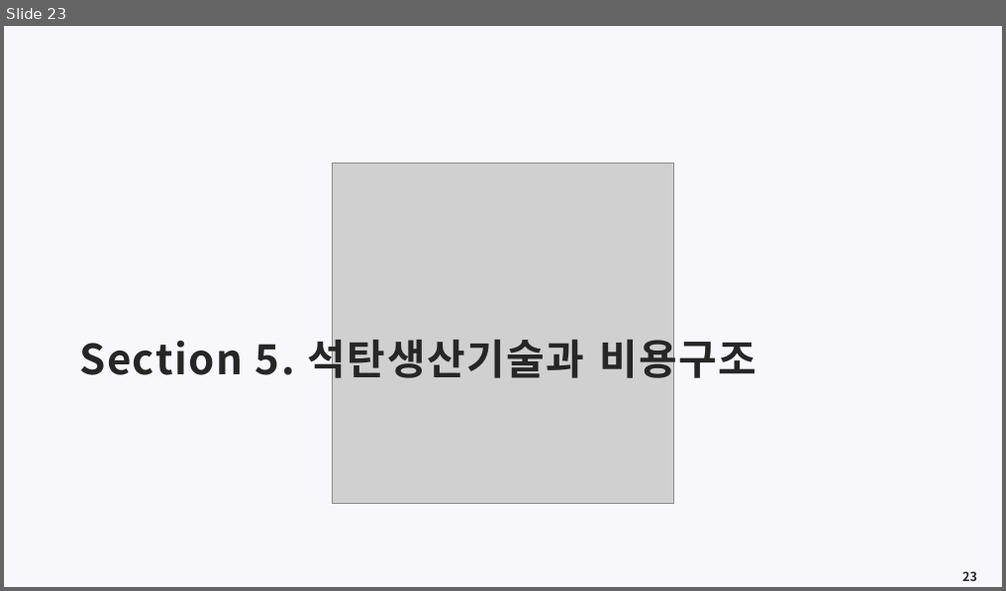
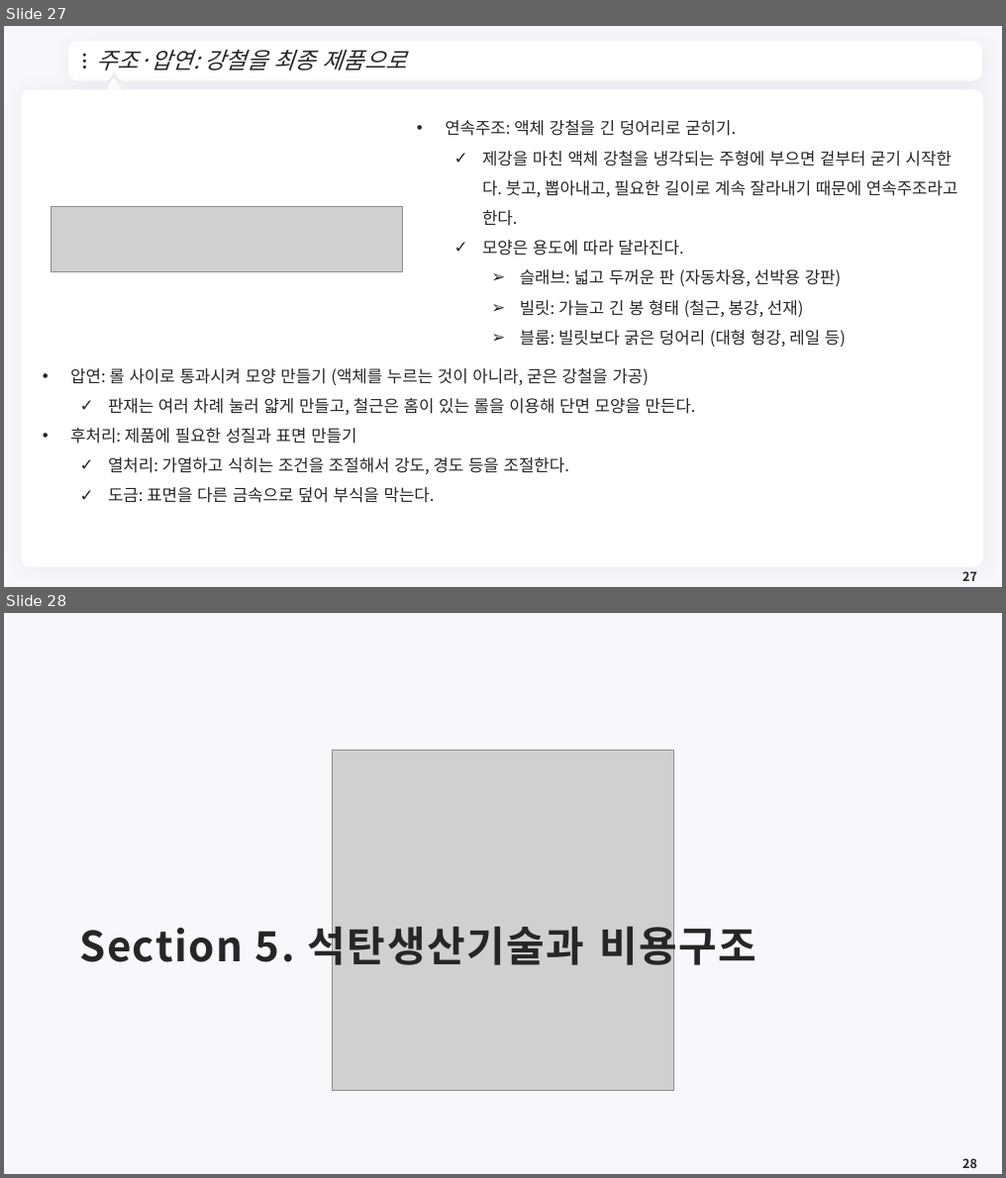
Before and after one commit to meandthey/Teaching, a slide deck: 에너지경제학/자원에너지경제학_Chapter_5 (석탄).pptx. Shown one above the other, each under a label of ours: slide 23 before the commit, slides 27 and 28 after it. The pictures are 1006x591 and 1006x1178 pixels, drawn with LibreOffice and Linux fonts; fonts in the diff are those of the drawing; grey boxes stand for pictures; background and template pictures are left out. Boxes give left, top, right and bottom in pixels: in the first picture for what was removed or moved away, otherwise in the second. Text is boxed around its words. In the diff, an @@ line names an element or a change of style, - is before the commit and + after.

```diff
--- a/에너지경제학/자원에너지경제학_Chapter_5 (석탄).pptx
+++ b/에너지경제학/자원에너지경제학_Chapter_5 (석탄).pptx
@@ slide 27 added at bbox=[4, 26, 1002, 587], background #F8F7FC @@
@@ freeform shape added at bbox=[72, 45, 979, 77], fill #FFFFFF, outline #FFFFFF 7.25 pt @@
@@ ellipse added at bbox=[83, 54, 86, 57], fill #262626 @@
@@ title added at bbox=[96, 50, 407, 71], 22 pt, text #262626, italic @@
+주조·압연: 강철을 최종 제품으로
@@ ellipse added at bbox=[83, 60, 86, 63], fill #262626 @@
@@ ellipse added at bbox=[83, 66, 86, 69], fill #262626 @@
@@ triangle added at bbox=[105, 80, 122, 95], fill #FFFFFF, outline #FFFFFF 3.75 pt @@
@@ freeform shape added at bbox=[958, 56, 967, 68], fill #FFFFFF @@
@@ rounded rectangle added at bbox=[21, 89, 984, 568], fill #FFFFFF @@
@@ text added at bbox=[445, 120, 958, 347], 16 pt, text #262626 @@
+• 연속주조: 액체 강철을 긴 덩어리로 굳히기.
+  ✓ 제강을 마친 액체 강철을 냉각되는 주형에 부으면 겉부터 굳기 시작한다. 붓고, 뽑아내고, 필요한 길이로 계속 잘라내기 때문에 연속주조라고 한다.
+  ✓ 모양은 용도에 따라 달라진다.
+    ➢ 슬래브: 넓고 두꺼운 판 (자동차용, 선박용 강판)
+    ➢ 빌릿: 가늘고 긴 봉 형태 (철근, 봉강, 선재)
+    ➢ 블룸: 빌릿보다 굵은 덩어리 (대형 형강, 레일 등)
@@ picture added at bbox=[51, 206, 402, 273] @@
@@ text added at bbox=[70, 369, 696, 503], 16 pt, text #262626 @@
+• 압연: 롤 사이로 통과시켜 모양 만들기 (액체를 누르는 것이 아니라, 굳은 강철을 가공)
+  ✓ 판재는 여러 차례 눌러 얇게 만들고, 철근은 홈이 있는 롤을 이용해 단면 모양을 만든다.
+• 후처리: 제품에 필요한 성질과 표면 만들기
+  ✓ 열처리: 가열하고 식히는 조건을 조절해서 강도, 경도 등을 조절한다.
+  ✓ 도금: 표면을 다른 금속으로 덮어 부식을 막는다.
@@ page number added at bbox=[962, 571, 977, 581], 12 pt, text #262626, bold @@
+27
@@ what was slide 23 is now slide 28 @@
```
Also in this commit, not shown: 3 slides changed, 4 other slides added, 1 other file.
